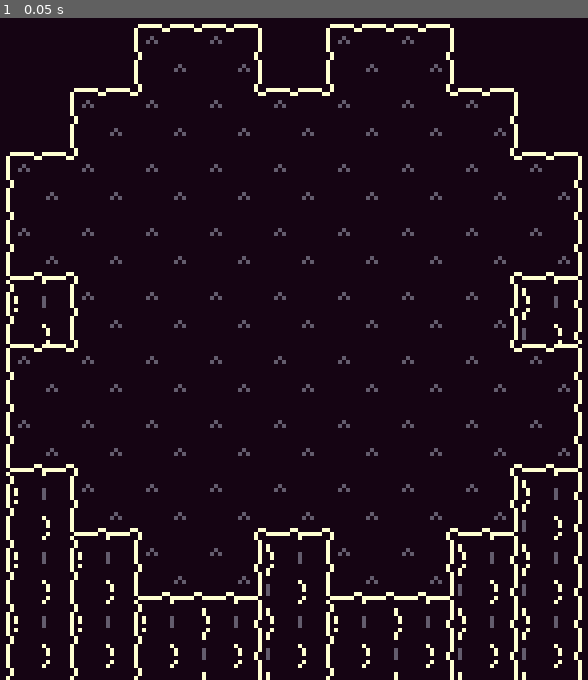
Above: before the commit, frame 1.
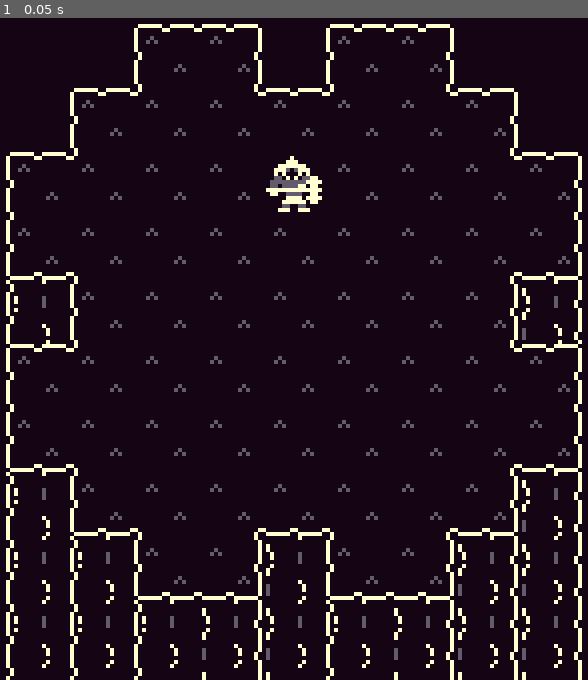
Above: after the commit, the same moment.

Repository: AaronWizard/BarbarianFight
Game: Godot game, scene res://src/main.tscn
Same seed, same stepped clock (60 frames per second), same inputs: the game is played once before the commit and once after it.
Inputs:
- Up to frame 1 (0.05 s): no input

The runs differ from the first frame. In frame 1, 0.4% of the frame differs, in the area x 45-55%, y 20-30%.

Commit message:
Villain and player start marker in start map

Diff:
--- a/src/data/maps/arena.tscn
+++ b/src/data/maps/arena.tscn
@@ -1,8 +1,19 @@
-[gd_scene load_steps=2 format=3 uid="uid://c0c5o4j30lwif"]
+[gd_scene load_steps=4 format=3 uid="uid://c0c5o4j30lwif"]
 
 [ext_resource type="PackedScene" uid="uid://q2bmei0cija" path="res://src/core/map/map.tscn" id="1_vjwkc"]
+[ext_resource type="PackedScene" uid="uid://detdx2xagdgeb" path="res://src/data/actors/villain.tscn" id="2_b8jt8"]
+[ext_resource type="Script" path="res://src/core/tile_object.gd" id="3_yswh5"]
 
 [node name="Arena" instance=ExtResource("1_vjwkc")]
 
 [node name="Terrain" parent="." index="0"]
 layer_0/tile_data = PackedInt32Array(-1, 0, 0, 65535, 0, 0, 131071, 0, 0, 196607, 0, 0, 262143, 0, 0, 327679, 0, 0, 393 …(2523 unchanged characters)…
+
+[node name="Villain" parent="ActorMap" index="0" instance=ExtResource("2_b8jt8")]
+position = Vector2(80, 64)
+origin_cell = Vector2i(5, 3)
+
+[node name="player_start" type="Node2D" parent="MapMarkers" index="0"]
+position = Vector2(80, 128)
+script = ExtResource("3_yswh5")
+origin_cell = Vector2i(5, 7)
